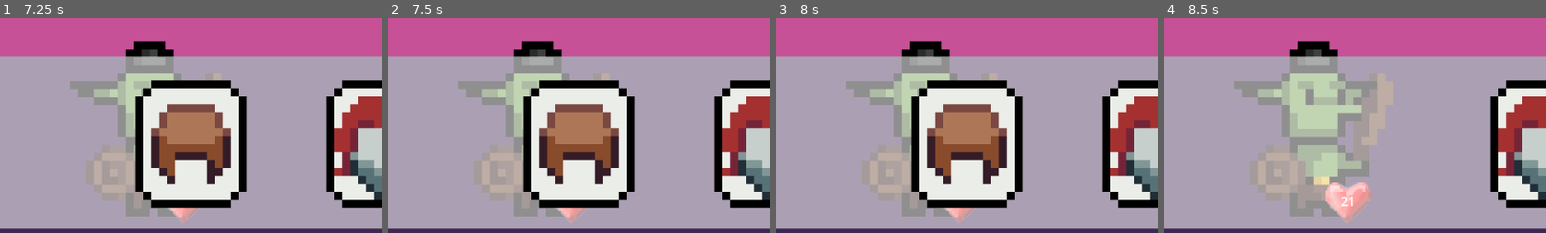
Above: before the commit, frames 1-4 (left to right).
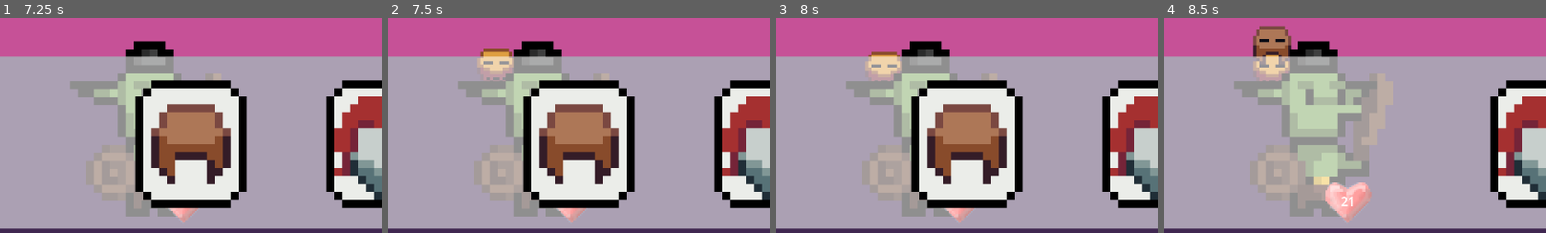
Above: after the commit, the same moments.

Repository: jakmik2/rogue-cards
Game: Godot game, scene res://scenes/Overworld.tscn
Two runs of this game, one before a commit and one after it. Both use one fixed random seed, a clock stepped at 60 frames per second and the inputs below.
Inputs (mouse positions are % of the whole screen's width and height, from its top left):
- Up to frame 1 (7.25 s): click "3" at 0.5 s; tap Enter at 1.25 s; move the mouse to (65, 81) at 1.27 s; click (65, 81) at 1.35 s; move the mouse to (30, 55) at 2.02 s; hold Down (ui_down) 2.03-2.78 s; click (30, 55) at 2.1 s; move the mouse to (67, 65) at 2.77 s; click (67, 65) at 2.85 s; move the mouse to (45, 70) at 3.52 s; click (45, 70) at 3.6 s; move the mouse to (80, 65) at 4.27 s; hold Down (ui_down) 4.28-6.53 s; click (80, 65) at 4.35 s; move the mouse to (47, 80) at 5.02 s; click (47, 80) at 5.1 s; move the mouse to (55, 50) at 5.77 s; click (55, 50) at 5.85 s; move the mouse to (47, 45) at 6.52 s; click (47, 45) at 6.6 s
- Up to frame 2 (7.5 s): move the mouse to (72, 45) at 7.27 s; click (72, 45) at 7.35 s
- Up to frame 3 (8 s): no input
- Up to frame 4 (8.5 s): tap Space at 8 s; move the mouse to (30, 55) at 8.02 s; click (30, 55) at 8.1 s
The pictures show only the part of the screen within x 0-50%, y 21-71%; the shares and areas given below are measured in that part.

Frame 1 is identical in both runs. In frame 2, 0.9% of the frame differs, in the area x 23-33%, y 14-29%; in frame 3, 0.9%; in frame 4, 2.0%, in the area x 23-34%, y 3-28%.

Commit message:
Begin equipment pile

Diff:
--- a/scenes/Arena.tscn
+++ b/scenes/Arena.tscn
@@ -6,6 +6,7 @@
 [ext_resource type="PackedScene" uid="uid://i65m2fwwgr5h" path="res://scenes/Hand.tscn" id="4_402kl"]
 [ext_resource type="PackedScene" uid="uid://dwsljk6mc13qo" path="res://scenes/UI/PauseMenu.tscn" id="4_cghib"]
 [ext_resource type="PackedScene" uid="uid://d1silk5882td6" path="res://scenes/ArenaCamera.tscn" id="5_726ru"]
+[ext_resource type="PackedScene" uid="uid://bmw0le60rv04r" path="res://scenes/EquipmentPile.tscn" id="7_bvtbw"]
 
 [node name="Arena" type="Node2D"]
 script = ExtResource("1_ag3yt")
@@ -24,6 +25,9 @@
 offset_bottom = 741.0
 mouse_filter = 2
 color = Color(0.25098, 0.152941, 0.317647, 1)
+
+[node name="EquipmentPile" parent="." instance=ExtResource("7_bvtbw")]
+position = Vector2(136, 170)
 
 [node name="Player" parent="." instance=ExtResource("3_xsis2")]
 position = Vector2(192, 353.256)
--- /dev/null
+++ b/scenes/EquipmentItem.tscn
@@ -0,0 +1,18 @@
+[gd_scene load_steps=4 format=3 uid="uid://cbdir0v3h5wg4"]
+
+[ext_resource type="Script" path="res://scripts/EquipmentItem.gd" id="1_3j3ko"]
+[ext_resource type="Texture2D" uid="uid://dprii7ubrywqq" path="res://sprites/bases_or_alts/helm-metalv2.png" id="1_k3p0c"]
+
+[sub_resource type="CircleShape2D" id="CircleShape2D_ptqg1"]
+radius = 18.0
+
+[node name="EquipmentItem" type="RigidBody2D"]
+constant_force = Vector2(2.08165e-12, -10)
+script = ExtResource("1_3j3ko")
+
+[node name="Sprite2D" type="Sprite2D" parent="."]
+scale = Vector2(4, 4)
+texture = ExtResource("1_k3p0c")
+
+[node name="CollisionShape2D" type="CollisionShape2D" parent="."]
+shape = SubResource("CircleShape2D_ptqg1")
--- /dev/null
+++ b/scenes/EquipmentPile.tscn
@@ -0,0 +1,15 @@
+[gd_scene load_steps=2 format=3 uid="uid://bmw0le60rv04r"]
+
+[ext_resource type="Script" path="res://scripts/EquipmentPile.gd" id="1_fwjmx"]
+
+[node name="EquipmentPile" type="StaticBody2D"]
+script = ExtResource("1_fwjmx")
+
+[node name="CollisionPolygon2D" type="CollisionPolygon2D" parent="."]
+position = Vector2(-4.99999, 2)
+scale = Vector2(4.2408, 2.40972)
+polygon = PackedVector2Array(-22.7178, -19.9193, -25, -20, -25, 16, 27, 16, 27, -20, 25.1505, -20.3343, 25.1505, 11.6196, -22.7178, 11.6196)
+
+[node name="EquipmentStorage" type="Node2D" parent="."]
+
+[connection signal="tree_exiting" from="." to="." method="_on_tree_exiting"]
--- /dev/null
+++ b/scripts/EquipmentItem.gd
@@ -0,0 +1,14 @@
+class_name EquipmentItem extends RigidBody2D
+
+@onready var sprite = $Sprite2D
+
+@export var equipment_id = "ECBC"
+
+# Called when the node enters the scene tree for the first time.
+func _ready():
+	sprite.texture = load("res://sprites/bases_or_alts/helm-" + Global.ITEM_MATERIAL[equipment_id[1]] + "v1.png")
+
+
+# Called every frame. 'delta' is the elapsed time since the previous frame.
+func _process(delta):
+	pass
--- /dev/null
+++ b/scripts/EquipmentPile.gd
@@ -0,0 +1,28 @@
+class_name EquipmentPile extends StaticBody2D
+
+@onready var equipment_item_prefab = preload("res://scenes/EquipmentItem.tscn")
+@onready var equipment_storage = $EquipmentStorage
+
+@export var pile: Array[String] = []
+
+# Called when the node enters the scene tree for the first time.
+func _ready():
+	if Global.packed_equipment_pile != null:
+		var old_equipment_pile = Global.packed_equipment_pile
+		for code in old_equipment_pile:
+			add_equipment(code)
+
+# Called every frame. 'delta' is the elapsed time since the previous frame.
+func _process(delta):
+	pass
+
+func add_equipment(code):
+	pile.push_front(code)
+	var equipment_item: EquipmentItem = equipment_item_prefab.instantiate()
+	equipment_item.equipment_id = code
+	equipment_storage.add_child(equipment_item)
+	equipment_item.owner = equipment_storage
+
+
+func _on_tree_exiting():
+	Global.packed_equipment_pile = pile
--- a/scripts/Global.gd
+++ b/scripts/Global.gd
@@ -108,12 +108,13 @@
 	},
 }
 
+var packed_equipment_pile: Array[String] = []
+
 var current_arena_loadout : Array[String] = ["Skele0", "Skele0", "Skele0"]
 var current_player_deck : Array[String] = ['AAA', 'BBB', 'CCC']
 
 var current_overworld_level = 0
 var current_level_name : String
-
 
 func draw(n = 5) -> Array[String]:
 	var max_n = min(current_player_deck.size(), n)
--- a/scripts/Loot.gd
+++ b/scripts/Loot.gd
@@ -2,6 +2,7 @@
 
 var arena
 var player
+var equipment_pile
 
 @onready var text_template = "res://scenes/UI/"
 
@@ -13,6 +14,7 @@
 func _ready():
 	arena = get_parent().get_parent()
 	player = arena.get_node("Player")
+	equipment_pile = arena.get_node("EquipmentPile")
 
 func spawn() -> bool:
 	# create loot code
@@ -60,6 +62,7 @@
 			Global.add_to_deck(loot_code.right(3))
 		else:
 			player.equipment_to_stats(loot_code)
+			equipment_pile.add_equipment(loot_code)
 
 		if get_parent().get_child_count() == 2:
 			arena.current_phase = arena.Phase.FINISHED
Not shown: 1 places in scenes/Arena.tscn that only renumber resources
